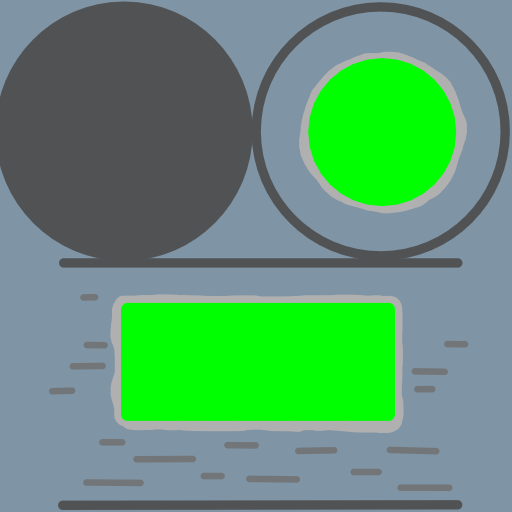
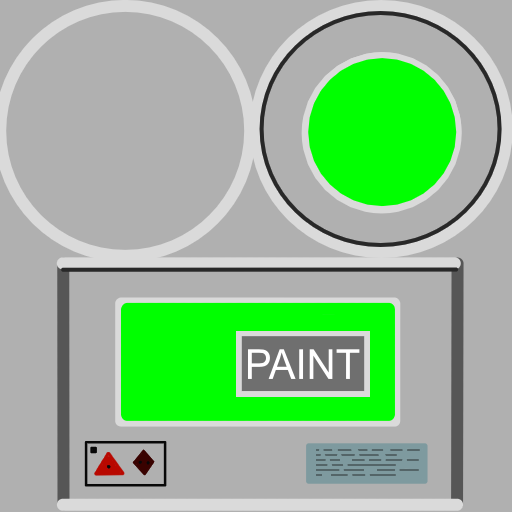
Before/after of a 512 x 512 layered artwork. What changed in the layer stack:
painted on "Calque de dessin 1" over [64, 0, 512, 448]
painted on "Calque de dessin 2" over [0, 0, 512, 512]
